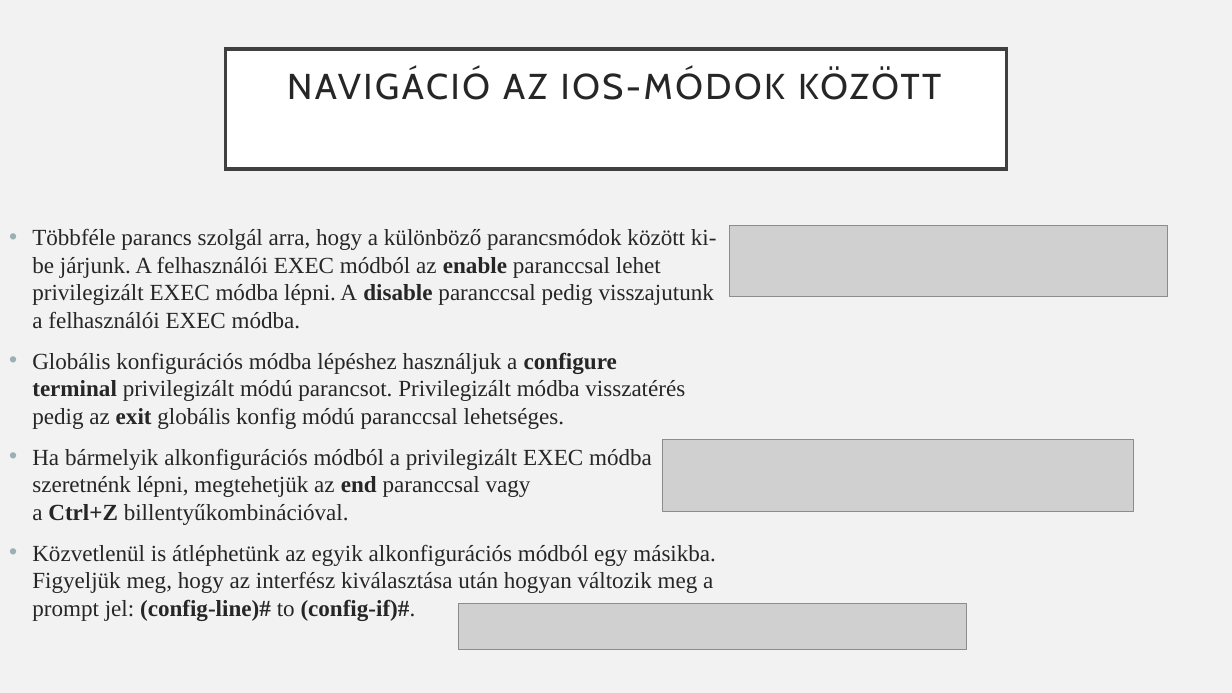
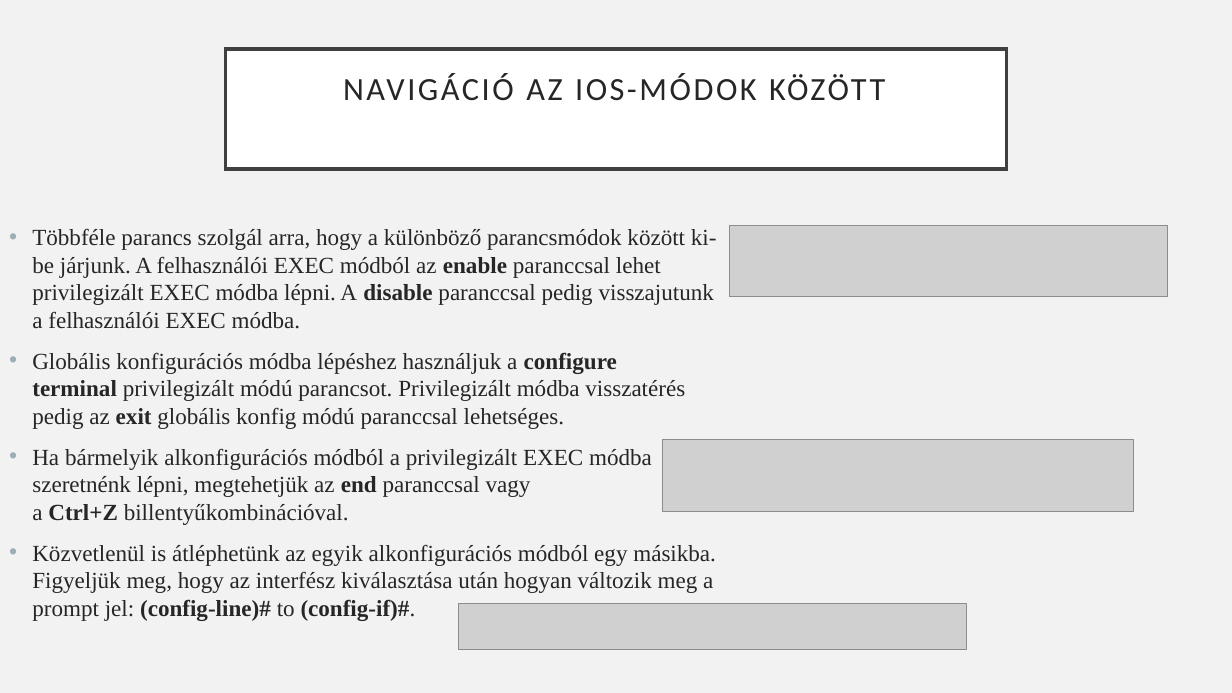
Before and after one commit to Feenc/sulishtml, a slide deck: slide 18 of cisco/cisco2.pptx. Drawn at 1232x693 pixels with LibreOffice and Linux fonts; fonts in the diff are those of the drawing; grey boxes stand for pictures. Boxes give left, top, right and bottom in pixels: in the first picture for what was removed or moved away, otherwise in the second. Text is boxed around its words. In the diff, an @@ line names an element or a change of style, - is before the commit and + after.

```diff
--- a/cisco/cisco2.pptx
+++ b/cisco/cisco2.pptx
@@ title "NAVIGÁCIÓ AZ IOS-MÓDOK KÖZÖTT" at [226,49,1006,169]: size 28 to 25.2 pt, font Cabin to Calibri @@
```
Also in this commit, not shown: 4 other slides changed, 6 slides added.
